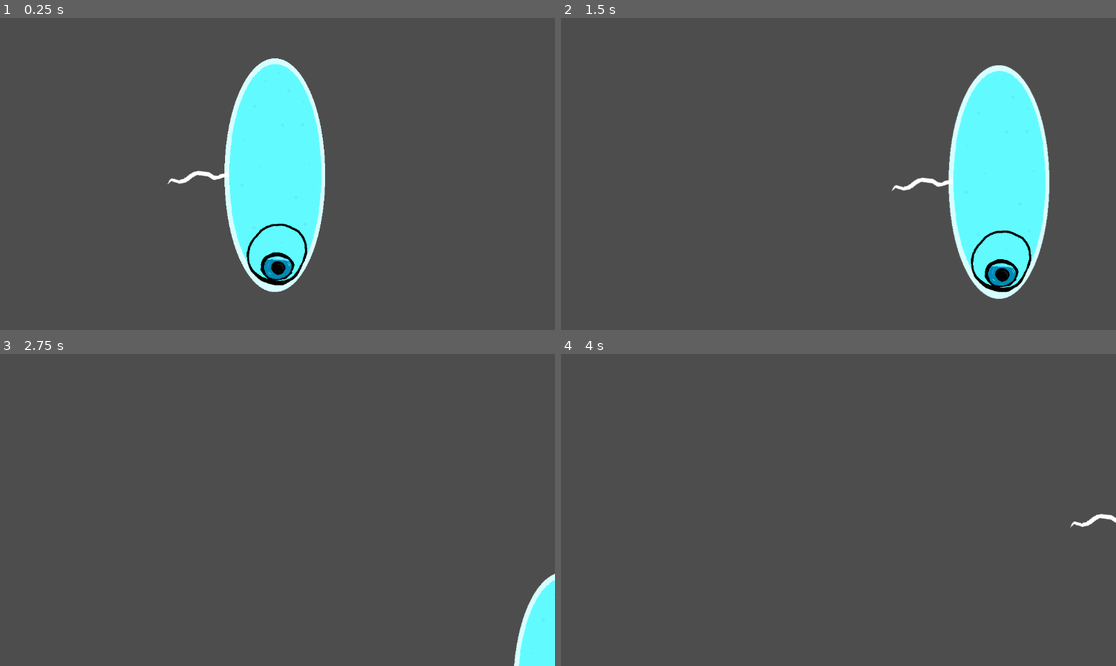
Above: before the commit, frames 1-4 (two rows, left to right).
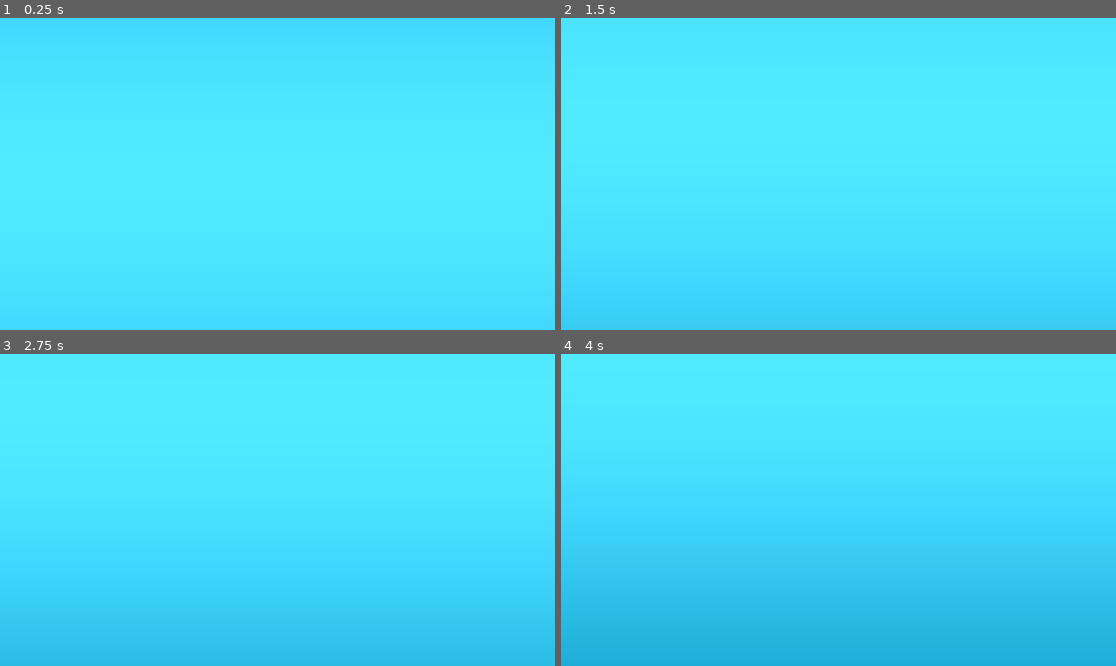
Above: after the commit, the same moments.

Repository: MisterIXI/chili-code-jam-4
Game: Godot game, scene res://entities/test/game_scene2_robbi.tscn
The game is run twice, just before and just after one commit, with the same random seed, the same clock (stepped at 60 frames per second) and the same inputs. The project has no main scene, so this scene is started directly.
Inputs:
- Up to frame 1 (0.25 s): no input
- Up to frame 2 (1.5 s): tap Enter at 0.5 s; hold D (move_right) 0.53-1.28 s; hold Down (move_backward) from 1.28 s (still down)
- Up to frame 3 (2.75 s): release Down (move_backward) at 2.03 s; hold D (move_right) from 2.03 s (still down)
- Up to frame 4 (4 s): release D (move_right) at 2.78 s; hold W (move_forward) 2.78-3.53 s; hold A (move_left) from 3.53 s (still down)

The runs differ from the first frame. In frame 1, 92% of the frame differs, in the area x 0-100%, y 0-100%; in frame 2, 93%; in frame 3, 100%; in frame 4, 100%.

Commit message:
new_incremental_game

Diff:
--- /dev/null
+++ b/autoload/food_manager.gd
@@ -0,0 +1,28 @@
+extends Node2D
+const FOOD_SCENE = preload("res://entities/food/food.tscn")
+var base_food_value : int = 0
+var base_food_spawntime : float = 0.5
+var stat_food_cycles : int  = 0
+
+@onready var timer : Timer = $Timer
+
+func _ready() -> void:
+    timer.timeout.connect(_on_timer_timeout)
+
+func _on_timer_timeout() ->void:
+    next_cycle()
+
+func next_cycle() ->void:
+    # get camera
+    spawn(Vector2(randi_range(0,1920), randi_range(0,1080)))
+    # stat up
+    stat_food_cycles += 1
+
+func spawn(_pos : Vector2) ->void:
+
+    var _instance  = FOOD_SCENE.instantiate()
+    add_child(_instance)
+    _instance.global_position = _pos
+    ## spawn effect
+    #set values
+    _instance.food_amound = base_food_value * stat_food_cycles
--- /dev/null
+++ b/autoload/food_manager.tscn
@@ -0,0 +1,10 @@
+[gd_scene format=3 uid="uid://bm2qdu4vgow0m"]
+
+[ext_resource type="Script" uid="uid://dqt4cnl0am7qw" path="res://autoload/food_manager.gd" id="1_ooj1b"]
+
+[node name="Food_Manager" type="Node2D" unique_id=683063397]
+script = ExtResource("1_ooj1b")
+
+[node name="Timer" type="Timer" parent="." unique_id=658487537]
+wait_time = 0.5
+autostart = true
--- /dev/null
+++ b/entities/bacteria/spawn_manager.gd
@@ -0,0 +1,24 @@
+extends Node2D
+class_name Spawn_Manager
+
+const bubble_scene = preload("res://entities/test/bubble.tscn")
+var stat_spawned_bacterias : int =  0
+
+var _start_health : int = 10
+var _start_speed  : float = 300
+# Called when the node enters the scene tree for the first time.
+func _ready() -> void:
+	spawn(1,global_position)
+
+func get_current_bacterias_count() -> int:
+	return get_child_count()
+
+func spawn(value : int, _pos : Vector2) ->void:
+	if get_child_count() < 1000:
+		for x in range(0,value):
+			var _new = bubble_scene.instantiate()
+			_new.setup(_start_health, _start_speed)
+			add_child(_new)
+			_new.global_position = _pos
+			stat_spawned_bacterias += 1
+			print("Spawn_Manager: New bacteria spawned. Current :  ", get_current_bacterias_count())
--- /dev/null
+++ b/entities/bacteria/spawn_manager.tscn
@@ -0,0 +1,6 @@
+[gd_scene format=3 uid="uid://bkyt3dnhvyv6a"]
+
+[ext_resource type="Script" uid="uid://cylit3bor5bo5" path="res://entities/bacteria/spawn_manager.gd" id="1_igys3"]
+
+[node name="Spawn_Manager" type="Node2D" unique_id=1027638047]
+script = ExtResource("1_igys3")
--- /dev/null
+++ b/entities/enemy/bacteria_ai.gd
@@ -0,0 +1,18 @@
+extends Node2D
+
+@export var speed : float = 500.0
+@export var damage : float = 1
+@export var health : float = 10
+
+@onready var health_component : Healt_Component =$Healt_Component
+@onready var attack_pili_mother : Node2D =$attack_pili_mother
+# Called when the node enters the scene tree for the first time.
+func _ready() -> void:
+	health_component.set_health(health)
+	for x in attack_pili_mother.get_children():
+		x.set_damage(damage)
+
+
+# Called every frame. 'delta' is the elapsed time since the previous frame.
+func _process(delta: float) -> void:
+	pass
--- /dev/null
+++ b/entities/enemy/bacteria_ai.tscn
@@ -0,0 +1,50 @@
+[gd_scene format=3 uid="uid://c468o0ucnn5o"]
+
+[ext_resource type="PackedScene" uid="uid://bfhie18g76lue" path="res://entities/modules/healt_component.tscn" id="1_2lktg"]
+[ext_resource type="Texture2D" uid="uid://1futmjcqdt3g" path="res://textures/test_bacteria2.png" id="1_pskc5"]
+[ext_resource type="Script" uid="uid://iutev8rjhr5e" path="res://entities/enemy/bacteria_ai.gd" id="1_su2hi"]
+[ext_resource type="PackedScene" uid="uid://dqysonr4jj16j" path="res://entities/modules/hurtbox_component.tscn" id="3_su2hi"]
+[ext_resource type="PackedScene" uid="uid://cku7lehw17qfo" path="res://entities/modules/attack_pili.tscn" id="4_gn37m"]
+
+[sub_resource type="CapsuleShape2D" id="CapsuleShape2D_0e7kf"]
+radius = 78.11
+height = 453.77
+
+[node name="Bacteria_AI" type="Node2D" unique_id=2043903943]
+script = ExtResource("1_su2hi")
+
+[node name="Healt_Component" parent="." unique_id=533804621 instance=ExtResource("1_2lktg")]
+
+[node name="RigidBody2D" type="RigidBody2D" parent="." unique_id=1786590639]
+
+[node name="CollisionShape2D" type="CollisionShape2D" parent="RigidBody2D" unique_id=352584841]
+rotation = 1.5707964
+shape = SubResource("CapsuleShape2D_0e7kf")
+
+[node name="Hurtbox_Component" parent="RigidBody2D" unique_id=1501618438 node_paths=PackedStringArray("health_component") instance=ExtResource("3_su2hi")]
+health_component = NodePath("../../Healt_Component")
+
+[node name="CollisionShape2D2" type="CollisionShape2D" parent="RigidBody2D/Hurtbox_Component" unique_id=1699157652]
+rotation = 1.5707964
+shape = SubResource("CapsuleShape2D_0e7kf")
+
+[node name="attack_pili_mother" type="Node2D" parent="RigidBody2D" unique_id=1709171336]
+
+[node name="Attack_Pili" parent="RigidBody2D/attack_pili_mother" unique_id=4449630 instance=ExtResource("4_gn37m")]
+position = Vector2(-38, -91)
+
+[node name="Attack_Pili2" parent="RigidBody2D/attack_pili_mother" unique_id=201729790 instance=ExtResource("4_gn37m")]
+position = Vector2(-47, 101)
+rotation = 3.1101768
+scale = Vector2(0.99999994, 0.99999994)
+
+[node name="Attack_Pili3" parent="RigidBody2D/attack_pili_mother" unique_id=49108324 instance=ExtResource("4_gn37m")]
+position = Vector2(132, -76.97)
+rotation = 0.2495821
+
+[node name="Attack_Pili4" parent="RigidBody2D/attack_pili_mother" unique_id=666913007 instance=ExtResource("4_gn37m")]
+position = Vector2(123, 92.34)
+rotation = 2.8605947
+
+[node name="Sprite2D" type="Sprite2D" parent="RigidBody2D" unique_id=73229414]
+texture = ExtResource("1_pskc5")
--- /dev/null
+++ b/entities/food/food.gd
@@ -0,0 +1,13 @@
+extends Area2D
+
+var food_amound : int = 1
+
+func _ready() -> void:
+	body_entered.connect(_on_body_entered)
+
+func _on_body_entered(_body: Node2D) ->void:
+	if _body is Bacteria:
+		_body.eat(food_amound)
+		# tween food get eaten
+		# after tween queue free
+		queue_free()
--- /dev/null
+++ b/entities/food/food.tscn
@@ -0,0 +1,19 @@
+[gd_scene format=3 uid="uid://dhfnk54e15csh"]
+
+[ext_resource type="Texture2D" uid="uid://04dxp6hclosk" path="res://icon.svg" id="1_bw6vg"]
+[ext_resource type="Script" uid="uid://c0aap1joie500" path="res://entities/food/food.gd" id="1_tn4ro"]
+
+[sub_resource type="CircleShape2D" id="CircleShape2D_tn4ro"]
+radius = 30.066593
+
+[node name="Food" type="Area2D" unique_id=2109523944]
+collision_layer = 0
+collision_mask = 2
+script = ExtResource("1_tn4ro")
+
+[node name="CollisionShape2D" type="CollisionShape2D" parent="." unique_id=1714297895]
+shape = SubResource("CircleShape2D_tn4ro")
+
+[node name="Sprite2D" type="Sprite2D" parent="." unique_id=675895493]
+scale = Vector2(0.25, 0.25)
+texture = ExtResource("1_bw6vg")
--- /dev/null
+++ b/entities/food/food_manager.tscn
@@ -0,0 +1,3 @@
+[gd_scene format=3 uid="uid://cqbmy05r53y1p"]
+
+[node name="Food_Manager" type="Node" unique_id=1093219883]
--- /dev/null
+++ b/entities/modules/attack_pili.gd
@@ -0,0 +1,6 @@
+extends Node2D
+
+@onready var hit_component :Hitbox_Component = $Hitbox_Component
+# animation
+func set_damage(damage: float) ->void:
+	hit_component.damage_amount = damage
--- /dev/null
+++ b/entities/modules/attack_pili.tscn
@@ -0,0 +1,22 @@
+[gd_scene format=3 uid="uid://cku7lehw17qfo"]
+
+[ext_resource type="Script" uid="uid://2c8ycyoq21mb" path="res://entities/modules/attack_pili.gd" id="1_363l5"]
+[ext_resource type="PackedScene" uid="uid://bl4gpigj282a4" path="res://entities/modules/hitbox_component.tscn" id="1_qrnn2"]
+[ext_resource type="Texture2D" uid="uid://ba1um32vc8cw3" path="res://textures/test_bacteria2_hair.png" id="2_363l5"]
+
+[sub_resource type="RectangleShape2D" id="RectangleShape2D_gb36e"]
+size = Vector2(76, 158)
+
+[node name="Attack_Pili" type="Node2D" unique_id=4449630]
+script = ExtResource("1_363l5")
+
+[node name="Hitbox_Component" parent="." unique_id=584807212 instance=ExtResource("1_qrnn2")]
+
+[node name="CollisionShape2D" type="CollisionShape2D" parent="Hitbox_Component" unique_id=942507051]
+position = Vector2(0, -79)
+shape = SubResource("RectangleShape2D_gb36e")
+debug_color = Color(0.9647059, 0, 0, 0.41960785)
+
+[node name="Sprite2D" type="Sprite2D" parent="." unique_id=1418244200]
+position = Vector2(0, -64)
+texture = ExtResource("2_363l5")
--- /dev/null
+++ b/entities/modules/healt_component.gd
@@ -0,0 +1,36 @@
+extends Node
+class_name Healt_Component
+
+signal health_changed(_value :float)
+signal died()
+
+@export var max_health :float = 10
+@export var current_health : float = 10
+
+func set_health(_value : float) ->void:
+    current_health = _value
+    if current_health > max_health:
+        current_health = max_health
+
+    health_changed.emit(current_health)
+
+func damage(_value :float,_entity : Node2D) ->void:
+    if !_check_death(_value):
+        current_health -= _value
+        health_changed.emit(current_health)
+        print("Healt_Component: Damage by _entity and _amount :" % [_value, _entity])
+
+func absorb(_value : float) ->void:
+    current_health += _value
+    if current_health > max_health:
+        current_health = max_health
+
+    health_changed.emit(current_health)
+
+func _check_death(_value : float) ->bool:
+    if (current_health - _value) < 0:
+         current_health = 0
+         died.emit()
+         return true
+    else:
+        return false
--- /dev/null
+++ b/entities/modules/healt_component.tscn
@@ -0,0 +1,6 @@
+[gd_scene format=3 uid="uid://bfhie18g76lue"]
+
+[ext_resource type="Script" uid="uid://dx2w6kcjsfbuq" path="res://entities/modules/healt_component.gd" id="1_dwe5d"]
+
+[node name="Healt_Component" type="Node" unique_id=533804621]
+script = ExtResource("1_dwe5d")
--- /dev/null
+++ b/entities/modules/hitbox_component.gd
@@ -0,0 +1,14 @@
+extends Area2D
+class_name Hitbox_Component
+
+var damage_amount : float = 0
+
+func _ready() -> void:
+    area_entered.connect(_on_area_entered)
+
+
+func _on_area_entered (_area : Area2D) ->void:
+    if _area is Hurtbox_Component:
+        #Effect
+        _area.damage(damage_amount, _area.get_parent().get_parent().get_parent())
+        print("get parent :", _area.get_parent().get_parent().get_parent())
--- /dev/null
+++ b/entities/modules/hitbox_component.tscn
@@ -0,0 +1,6 @@
+[gd_scene format=3 uid="uid://bl4gpigj282a4"]
+
+[ext_resource type="Script" uid="uid://csyyhfadw7iur" path="res://entities/modules/hitbox_component.gd" id="1_b71ak"]
+
+[node name="Hitbox_Component" type="Area2D" unique_id=584807212]
+script = ExtResource("1_b71ak")
--- /dev/null
+++ b/entities/modules/hurtbox_component.gd
@@ -0,0 +1,10 @@
+extends Area2D
+class_name Hurtbox_Component
+
+@export var health_component :Healt_Component
+
+func damage(_value :float, _entity : Node2D) ->void:
+	if health_component:
+		health_component.damage(_value, _entity)
+	else:
+		print("Hurtbox_Component: error health_component null")
--- /dev/null
+++ b/entities/modules/hurtbox_component.tscn
@@ -0,0 +1,6 @@
+[gd_scene format=3 uid="uid://dqysonr4jj16j"]
+
+[ext_resource type="Script" uid="uid://c2lmdnebr7o88" path="res://entities/modules/hurtbox_component.gd" id="1_f384o"]
+
+[node name="Hurtbox_Component" type="Area2D" unique_id=1501618438]
+script = ExtResource("1_f384o")
--- /dev/null
+++ b/entities/modules/module_base.gd
@@ -0,0 +1,11 @@
+extends Node2D
+class_name Module_Node
+
+enum UPGRADE_TYPE {
+	HEALTH  =0,
+	SPEED  = 1,
+	POWER = 2,
+	ACCELERATION = 3
+}
+@export var upgrade : UPGRADE_TYPE = UPGRADE_TYPE.HEALTH
+@export var upgrade_level : int = 0
--- /dev/null
+++ b/entities/modules/module_base.tscn
@@ -0,0 +1,6 @@
+[gd_scene format=3 uid="uid://c000dhmpr815d"]
+
+[ext_resource type="Script" uid="uid://t5krwb5jhiip" path="res://entities/modules/module_base.gd" id="1_mgvtk"]
+
+[node name="Module_Base" type="Node2D" unique_id=406494542]
+script = ExtResource("1_mgvtk")
--- /dev/null
+++ b/entities/player/player_bacteria.tscn
@@ -0,0 +1,41 @@
+[gd_scene format=3 uid="uid://cmb6rtxo55gr"]
+
+[ext_resource type="Script" uid="uid://b4mgha1whfl8e" path="res://entities/test/player_controller.gd" id="1_0xef5"]
+[ext_resource type="Texture2D" uid="uid://1futmjcqdt3g" path="res://textures/test_bacteria2.png" id="2_4ib2q"]
+[ext_resource type="PackedScene" uid="uid://cku7lehw17qfo" path="res://entities/modules/attack_pili.tscn" id="3_gkuxe"]
+[ext_resource type="PackedScene" uid="uid://dqysonr4jj16j" path="res://entities/modules/hurtbox_component.tscn" id="4_7s7cg"]
+[ext_resource type="PackedScene" uid="uid://bfhie18g76lue" path="res://entities/modules/healt_component.tscn" id="5_utksp"]
+
+[sub_resource type="CircleShape2D" id="CircleShape2D_ln0xr"]
+radius = 30.0
+
+[sub_resource type="CapsuleShape2D" id="CapsuleShape2D_s5in4"]
+radius = 69.65
+height = 467.37
+
+[node name="Player_Bacteria" type="Node2D" unique_id=1138721639]
+
+[node name="bacteria_body" type="RigidBody2D" parent="." unique_id=1619263442]
+linear_damp = 0.8
+angular_damp = 7.0
+script = ExtResource("1_0xef5")
+
+[node name="CollisionShape2D" type="CollisionShape2D" parent="bacteria_body" unique_id=92709900]
+shape = SubResource("CircleShape2D_ln0xr")
+
+[node name="Sprite2D2" type="Sprite2D" parent="bacteria_body" unique_id=1965156446]
+rotation = 1.5707964
+texture = ExtResource("2_4ib2q")
+
+[node name="Attack_Pili" parent="bacteria_body" unique_id=4449630 instance=ExtResource("3_gkuxe")]
+position = Vector2(97, -2)
+rotation = 1.4922565
+scale = Vector2(0.99999994, 0.99999994)
+
+[node name="Hurtbox_Component" parent="bacteria_body" unique_id=1501618438 node_paths=PackedStringArray("health_component") instance=ExtResource("4_7s7cg")]
+health_component = NodePath("../../Healt_Component")
+
+[node name="CollisionShape2D" type="CollisionShape2D" parent="bacteria_body/Hurtbox_Component" unique_id=881121067]
+shape = SubResource("CapsuleShape2D_s5in4")
+
+[node name="Healt_Component" parent="." unique_id=533804621 instance=ExtResource("5_utksp")]
--- /dev/null
+++ b/entities/test/bubble.gd
@@ -0,0 +1,34 @@
+extends RigidBody2D
+class_name Bacteria
+var life_time : float = 10.0
+var well_fed : int = 0
+
+# Called when the node instantiate
+func setup(_life_time : float, _speed : float) -> void:
+	linear_velocity = Vector2(_speed,_speed)
+	life_time = _life_time
+
+func _physics_process(delta: float) -> void:
+	life_time -= delta
+	_check_death()
+
+func _check_death() -> void:
+	if life_time <= 0:
+		_died()
+
+func _died() ->void:
+	# wait 1 seconds and animation
+
+	#chance to drop food if die after ugprade is enabled
+	print("bacteria died")
+	queue_free()
+
+func eat(_amount : int) ->void:
+	well_fed += _amount
+	print("eat")
+	cellula_divisio()
+
+func cellula_divisio() ->void:
+	#Spawn Manager with Timer give position
+	get_parent().spawn(well_fed,global_position)
+	#well_fed = 0
--- /dev/null
+++ b/entities/test/bubble.tscn
@@ -0,0 +1,23 @@
+[gd_scene format=3 uid="uid://bqvqqbgr564lb"]
+
+[ext_resource type="Script" uid="uid://b14a75thuvtt4" path="res://entities/test/bubble.gd" id="1_t2k6f"]
+[ext_resource type="Texture2D" uid="uid://1futmjcqdt3g" path="res://textures/test_bacteria2.png" id="2_t2k6f"]
+
+[sub_resource type="PhysicsMaterial" id="PhysicsMaterial_fh42i"]
+friction = 0.0
+bounce = 1.0
+
+[sub_resource type="CircleShape2D" id="CircleShape2D_t2k6f"]
+radius = 14.035668
+
+[node name="bubble" type="RigidBody2D" unique_id=333076184]
+collision_layer = 3
+physics_material_override = SubResource("PhysicsMaterial_fh42i")
+script = ExtResource("1_t2k6f")
+
+[node name="CollisionShape2D" type="CollisionShape2D" parent="." unique_id=74351563]
+shape = SubResource("CircleShape2D_t2k6f")
+
+[node name="Sprite2D" type="Sprite2D" parent="." unique_id=982568655]
+scale = Vector2(0.06, 0.06)
+texture = ExtResource("2_t2k6f")
--- a/entities/test/game_scene2_robbi.tscn
+++ b/entities/test/game_scene2_robbi.tscn
@@ -1,43 +1,15 @@
 [gd_scene format=3 uid="uid://c0fano8sn7ex6"]
 
-[ext_resource type="Script" uid="uid://b4mgha1whfl8e" path="res://entities/test/player_controller.gd" id="1_uu2dq"]
-[ext_resource type="Texture2D" uid="uid://1futmjcqdt3g" path="res://textures/test_bacteria2.png" id="2_3jqs6"]
-[ext_resource type="Texture2D" uid="uid://t54se15rx8o6" path="res://textures/test_bacteria_eye.png" id="3_j45g8"]
-[ext_resource type="Texture2D" uid="uid://ba1um32vc8cw3" path="res://textures/test_bacteria2_hair.png" id="4_j45g8"]
-
-[sub_resource type="CircleShape2D" id="CircleShape2D_ln0xr"]
-radius = 30.0
+[ext_resource type="Material" uid="uid://i7r7rm4i8ve8" path="res://shaders/shader_material_background.tres" id="1_s5in4"]
 
 [node name="game_scene" type="Node2D" unique_id=74893840]
 
-[node name="Player_Bacteria" type="Node2D" parent="." unique_id=779174777]
-
-[node name="bacteria_body" type="RigidBody2D" parent="Player_Bacteria" unique_id=213954961]
-linear_damp = 0.8
-angular_damp = 7.0
-script = ExtResource("1_uu2dq")
-
-[node name="CollisionShape2D" type="CollisionShape2D" parent="Player_Bacteria/bacteria_body" unique_id=1746581834]
-shape = SubResource("CircleShape2D_ln0xr")
-
-[node name="Sprite2D2" type="Sprite2D" parent="Player_Bacteria/bacteria_body" unique_id=1198091302]
-rotation = 1.5707964
-texture = ExtResource("2_3jqs6")
-
-[node name="Sprite2D3" type="Sprite2D" parent="Player_Bacteria/bacteria_body" unique_id=537454608]
-z_index = 1
-position = Vector2(0, 153.99998)
-scale = Vector2(0.415, 0.415)
-texture = ExtResource("3_j45g8")
-
-[node name="Hair_01" type="Node2D" parent="Player_Bacteria/bacteria_body" unique_id=532850651]
-position = Vector2(-93.615, 1.065)
-
-[node name="Sprite2D" type="Sprite2D" parent="Player_Bacteria/bacteria_body/Hair_01" unique_id=64030898]
-position = Vector2(-8, 1.0000019)
-rotation = -1.7767452
-texture = ExtResource("4_j45g8")
-offset = Vector2(0, -64)
+[node name="Background" type="ColorRect" parent="." unique_id=587980553]
+material = ExtResource("1_s5in4")
+offset_left = -991.0
+offset_top = -540.0
+offset_right = 929.0
+offset_bottom = 540.0
 
 [node name="Camera2D" type="Camera2D" parent="." unique_id=191204191]
 
--- /dev/null
+++ b/entities/test/performance_test.tscn
@@ -0,0 +1,52 @@
+[gd_scene format=3 uid="uid://do07o8737pv1c"]
+
+[ext_resource type="Material" uid="uid://i7r7rm4i8ve8" path="res://shaders/shader_material_background.tres" id="1_plbgc"]
+[ext_resource type="PackedScene" uid="uid://bkyt3dnhvyv6a" path="res://entities/bacteria/spawn_manager.tscn" id="2_b1gyv"]
+[ext_resource type="PackedScene" uid="uid://bm2qdu4vgow0m" path="res://autoload/food_manager.tscn" id="3_4d0ye"]
+
+[sub_resource type="PhysicsMaterial" id="PhysicsMaterial_plbgc"]
+friction = 0.0
+bounce = 1.0
+
+[sub_resource type="RectangleShape2D" id="RectangleShape2D_4d0ye"]
+size = Vector2(1920, 100)
+
+[node name="game_scene" type="Node2D" unique_id=74893840]
+
+[node name="Background" type="ColorRect" parent="." unique_id=587980553]
+material = ExtResource("1_plbgc")
+offset_left = -991.0
+offset_top = -540.0
+offset_right = 929.0
+offset_bottom = 540.0
+
+[node name="Camera2D" type="Camera2D" parent="." unique_id=191204191]
+zoom = Vector2(0.61, 0.61)
+
+[node name="DirectionalLight2D" type="DirectionalLight2D" parent="." unique_id=1199567011]
+energy = 0.25
+
+[node name="Spawn_Manager" parent="." unique_id=1027638047 instance=ExtResource("2_b1gyv")]
+
+[node name="Food_Manager" parent="." unique_id=683063397 instance=ExtResource("3_4d0ye")]
+
+[node name="Cage" type="StaticBody2D" parent="." unique_id=773666474]
+physics_material_override = SubResource("PhysicsMaterial_plbgc")
+
+[node name="CollisionShape2D" type="CollisionShape2D" parent="Cage" unique_id=1603689164]
+position = Vector2(-33, 491)
+shape = SubResource("RectangleShape2D_4d0ye")
+
+[node name="CollisionShape2D2" type="CollisionShape2D" parent="Cage" unique_id=199862446]
+position = Vector2(-29, -486)
+shape = SubResource("RectangleShape2D_4d0ye")
+
+[node name="CollisionShape2D3" type="CollisionShape2D" parent="Cage" unique_id=1313239242]
+position = Vector2(922, -75)
+rotation = 1.5707964
+shape = SubResource("RectangleShape2D_4d0ye")
+
+[node name="CollisionShape2D4" type="CollisionShape2D" parent="Cage" unique_id=134686913]
+position = Vector2(-980, -81)
+rotation = 1.5707964
+shape = SubResource("RectangleShape2D_4d0ye")
--- /dev/null
+++ b/entities/test/rigid_spawner.gd
@@ -0,0 +1,12 @@
+extends Node2D
+
+const bubble_scene = preload("res://entities/test/bubble.tscn")
+# Called when the node enters the scene tree for the first time.
+func _ready() -> void:
+	spawn_bubbles(500)
+
+func spawn_bubbles(value : int ) ->void:
+	for x in range(0,value):
+		var _new = bubble_scene.instantiate()
+		add_child(_new)
+		_new.global_position = global_position
--- a/project.godot
+++ b/project.godot
@@ -41,10 +41,15 @@
 ]
 }
 
+[layer_names]
+
+2d_physics/layer_2="Bacteria"
+
 [physics]
 
 3d/physics_engine="Jolt Physics"
 2d/default_gravity=0.0
+2d/default_linear_damp=0.0
 
 [rendering]
 
--- /dev/null
+++ b/shaders/background_color_wave.gdshader
@@ -0,0 +1,29 @@
+shader_type canvas_item;
+
+uniform vec4 color_a : source_color = vec4(0.05, 0.25, 0.35, 1.0);
+uniform vec4 color_b : source_color = vec4(0.1, 0.45, 0.55, 1.0);
+
+uniform float speed = 0.25;
+uniform float distortion_strength = 0.08;
+uniform float wave_scale = 3.0;
+
+void fragment() {
+    vec2 uv = UV;
+
+    float t = TIME * speed;
+
+    // Mehrere Wellen für organisches Fließen
+    float wave1 = sin((uv.y + t) * 6.0);
+    float wave2 = sin((uv.y * 1.5 + t * 1.3) * 10.0);
+    float wave3 = sin((uv.y * 3.0 - t * 0.7) * 14.0);
+
+    float distortion = (wave1 + wave2 * 0.5 + wave3 * 0.25);
+    uv.x += distortion * distortion_strength;
+
+    // Langsame Farbverläufe wie Strömungen
+    float flow = sin((uv.y * wave_scale) + t) * 0.5 + 0.5;
+
+    vec4 color = mix(color_a, color_b, flow);
+
+    COLOR = color;
+}
--- /dev/null
+++ b/shaders/shader_material_background.tres
@@ -0,0 +1,11 @@
+[gd_resource type="ShaderMaterial" format=3 uid="uid://i7r7rm4i8ve8"]
+
+[ext_resource type="Shader" uid="uid://cibke4huika2y" path="res://shaders/background_color_wave.gdshader" id="1_bkwj3"]
+
+[resource]
+shader = ExtResource("1_bkwj3")
+shader_parameter/color_a = Color(0, 0.43137255, 0.5647059, 1)
+shader_parameter/color_b = Color(0.25490198, 0.73333335, 0.8509804, 1)
+shader_parameter/speed = 0.25
+shader_parameter/distortion_strength = 0.08
+shader_parameter/wave_scale = 3.0
Not shown, added: autoload/food_manager.gd.uid
Not shown, added: entities/bacteria/spawn_manager.gd.uid
Not shown, added: entities/enemy/bacteria_ai.gd.uid
Not shown, added: entities/food/food.gd.uid
Not shown, added: entities/modules/attack_pili.gd.uid
Not shown, added: entities/modules/healt_component.gd.uid
Not shown, added: entities/modules/hitbox_component.gd.uid
Not shown, added: entities/modules/hurtbox_component.gd.uid
Not shown, added: entities/modules/module_base.gd.uid
Not shown, added: entities/test/bubble.gd.uid
Not shown, added: entities/test/rigid_spawner.gd.uid
Not shown, added: shaders/background_color_wave.gdshader.uid
